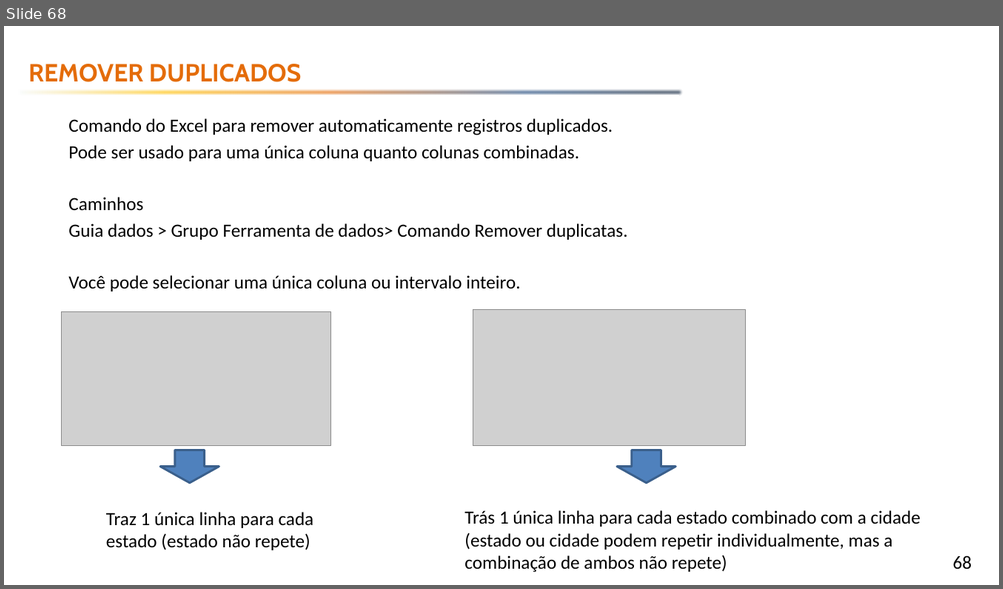
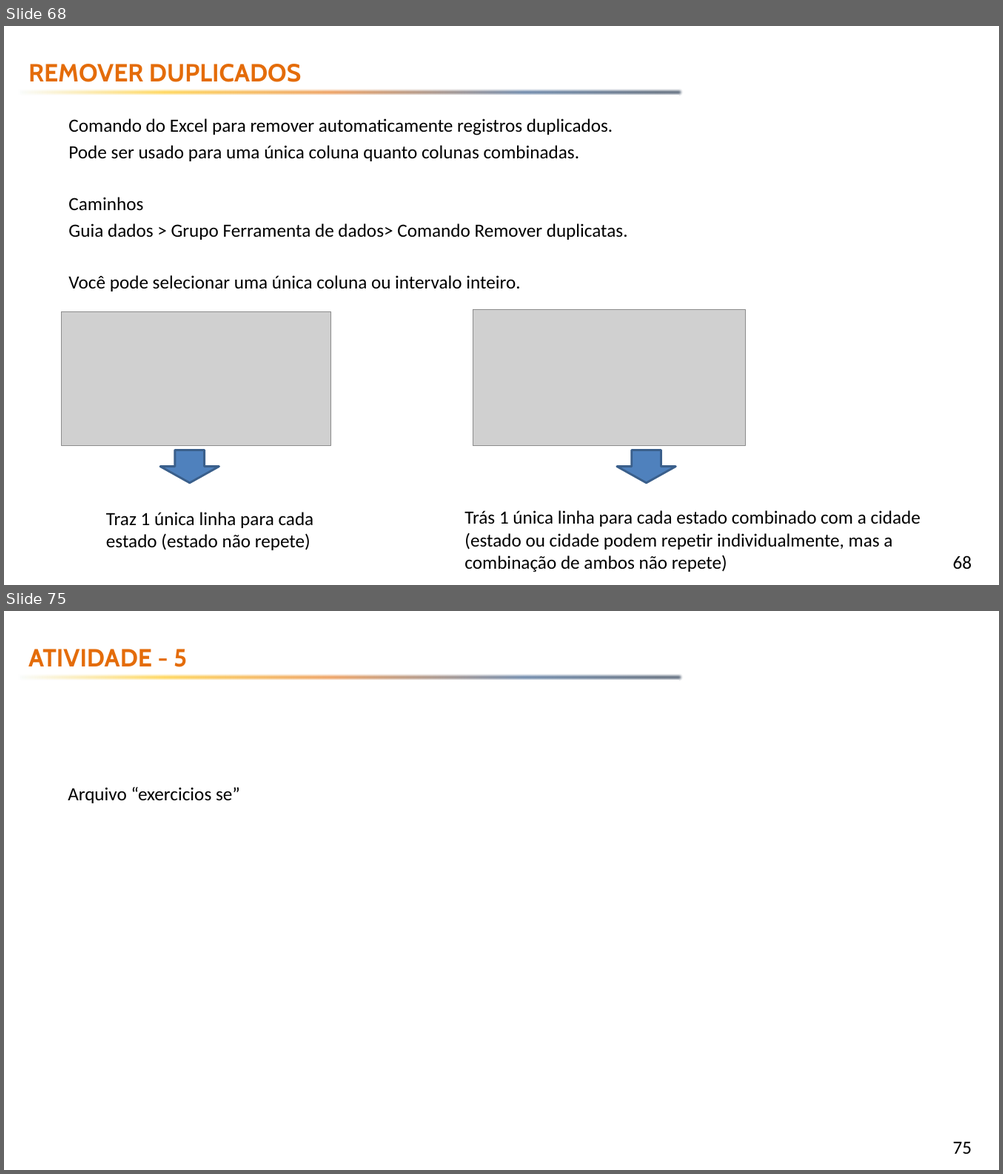
Before and after one commit to emerson-fenrir/Excel_Basico, a slide deck: Professor/Aula3.pptx. Shown one above the other, each under a label of ours: slide 68 before the commit, slides 68 and 75 after it; the slides between them are not shown. The pictures are 1003x589 and 1003x1174 pixels, drawn with LibreOffice and Linux fonts; fonts in the diff are those of the drawing; grey boxes stand for pictures; background and template pictures are left out. Boxes give left, top, right and bottom in pixels: in the first picture for what was removed or moved away, otherwise in the second. Text is boxed around its words. In the diff, an @@ line names an element or a change of style, - is before the commit and + after.

```diff
--- a/Professor/Aula3.pptx
+++ b/Professor/Aula3.pptx
@@ slide 75 added at [4,611,999,1170], background picture (left out); not listed: 2 template elements that a slide beside it also shows @@
@@ text added at [28,649,187,667], 24 pt, text #E46C0A, bold @@
+ATIVIDADE - 5
@@ text added at [68,787,240,803], 18 pt, text #000000 @@
+Arquivo “exercicios se”
```
Also in this commit, not shown: 7 slides changed, 4 other slides added, 8 other files.
